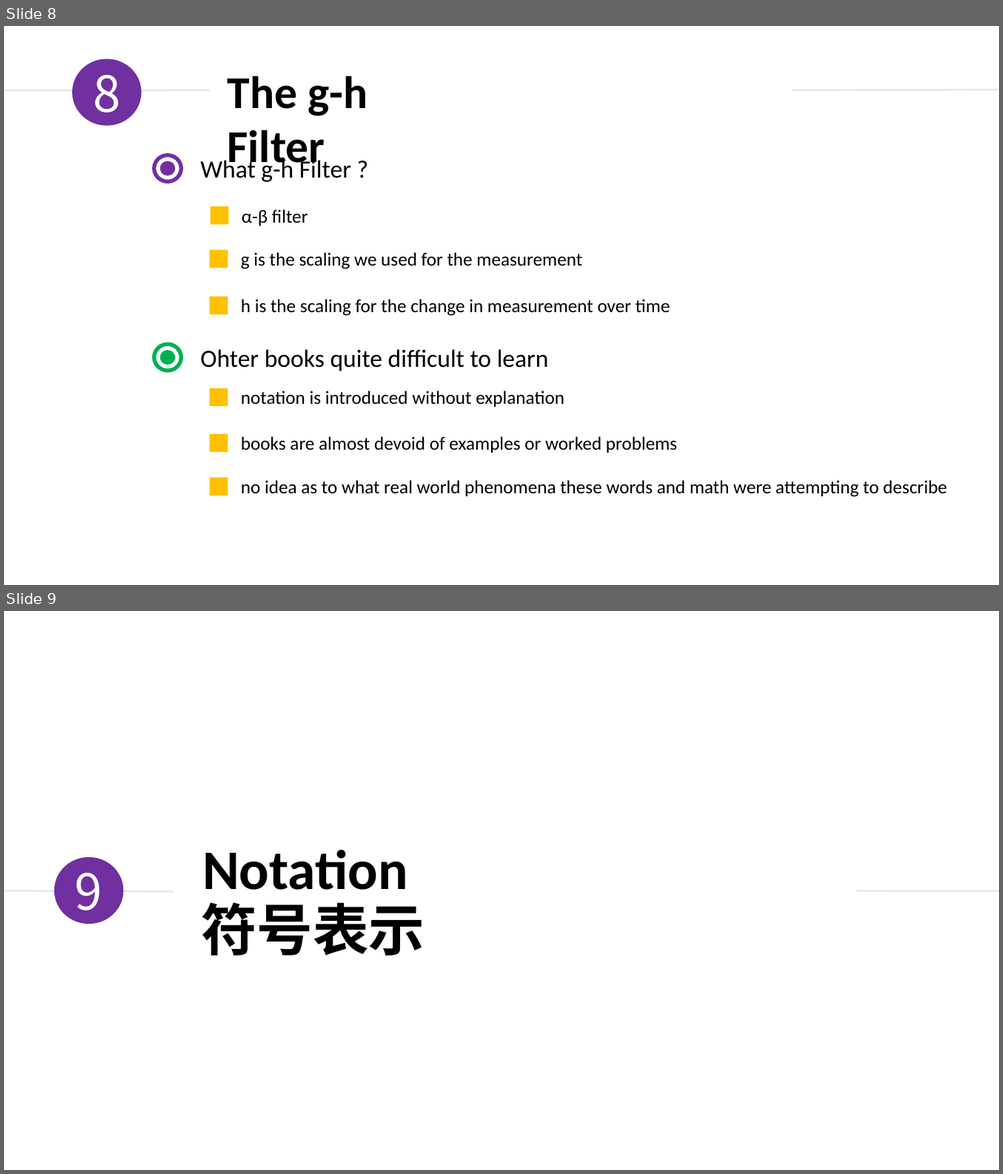
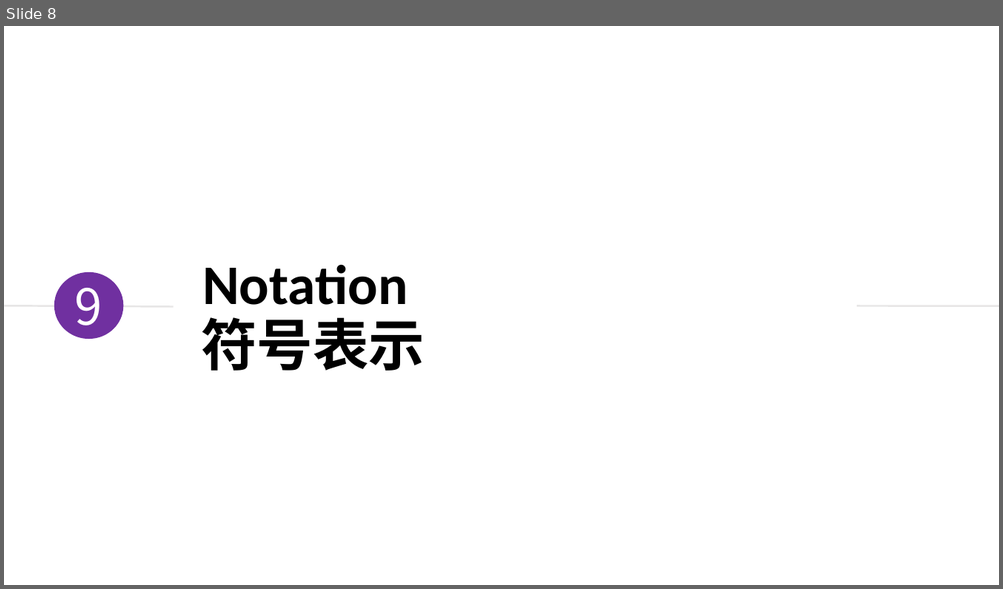
Before and after one commit to duyongquan/LTSLAM, a slide deck: docs/pptx/Kalman and Bayesian Filters/02-g-h-filter.pptx. Shown one above the other, each under a label of ours: slides 8 and 9 before the commit, slide 8 after it. The pictures are 1003x1174 and 1003x589 pixels, drawn with LibreOffice and Linux fonts; fonts in the diff are those of the drawing. Boxes give left, top, right and bottom in pixels: in the first picture for what was removed or moved away, otherwise in the second. Text is boxed around its words. In the diff, an @@ line names an element or a change of style, - is before the commit and + after.

```diff
--- a/docs/pptx/Kalman and Bayesian Filters/02-g-h-filter.pptx
+++ b/docs/pptx/Kalman and Bayesian Filters/02-g-h-filter.pptx
@@ slide 8 removed at (x1=4, y1=26, x2=999, y2=585), background #FFFFFF @@
@@ group removed at (x1=4, y1=59, x2=998, y2=173): 2 lines, 1 ellipse, 1 text @@
-8
-The g-h Filter
@@ ellipse removed at (x1=154, y1=155, x2=181, y2=181) @@
@@ text removed at (x1=200, y1=158, x2=351, y2=182) @@
-What g-h Filter ?
@@ ellipse removed at (x1=160, y1=161, x2=175, y2=176) @@
@@ rectangle removed at (x1=210, y1=207, x2=229, y2=224) @@
@@ text removed at (x1=242, y1=210, x2=308, y2=227) @@
-α-β filter
@@ rectangle removed at (x1=209, y1=249, x2=227, y2=268) @@
@@ text removed at (x1=241, y1=252, x2=582, y2=269) @@
-g is the scaling we used for the measurement
@@ rectangle removed at (x1=209, y1=297, x2=227, y2=315) @@
@@ text removed at (x1=241, y1=299, x2=670, y2=316) @@
-h is the scaling for the change in measurement over time
@@ ellipse removed at (x1=154, y1=345, x2=181, y2=371) @@
@@ ellipse removed at (x1=160, y1=351, x2=175, y2=366) @@
@@ text removed at (x1=200, y1=349, x2=549, y2=372) @@
-Ohter books quite difficult to learn
@@ rectangle removed at (x1=209, y1=389, x2=227, y2=406) @@
@@ text removed at (x1=241, y1=391, x2=564, y2=407) @@
-notation is introduced without explanation
@@ rectangle removed at (x1=209, y1=434, x2=227, y2=452) @@
@@ text removed at (x1=241, y1=437, x2=677, y2=453) @@
-books are almost devoid of examples or worked problems
@@ rectangle removed at (x1=209, y1=478, x2=227, y2=496) @@
@@ text removed at (x1=241, y1=480, x2=947, y2=497) @@
-no idea as to what real world phenomena these words and math were attempting to describe
@@ what was slide 9 is now slide 8 @@
```
Also in this commit, not shown: 7 slides changed, 8 other files.
